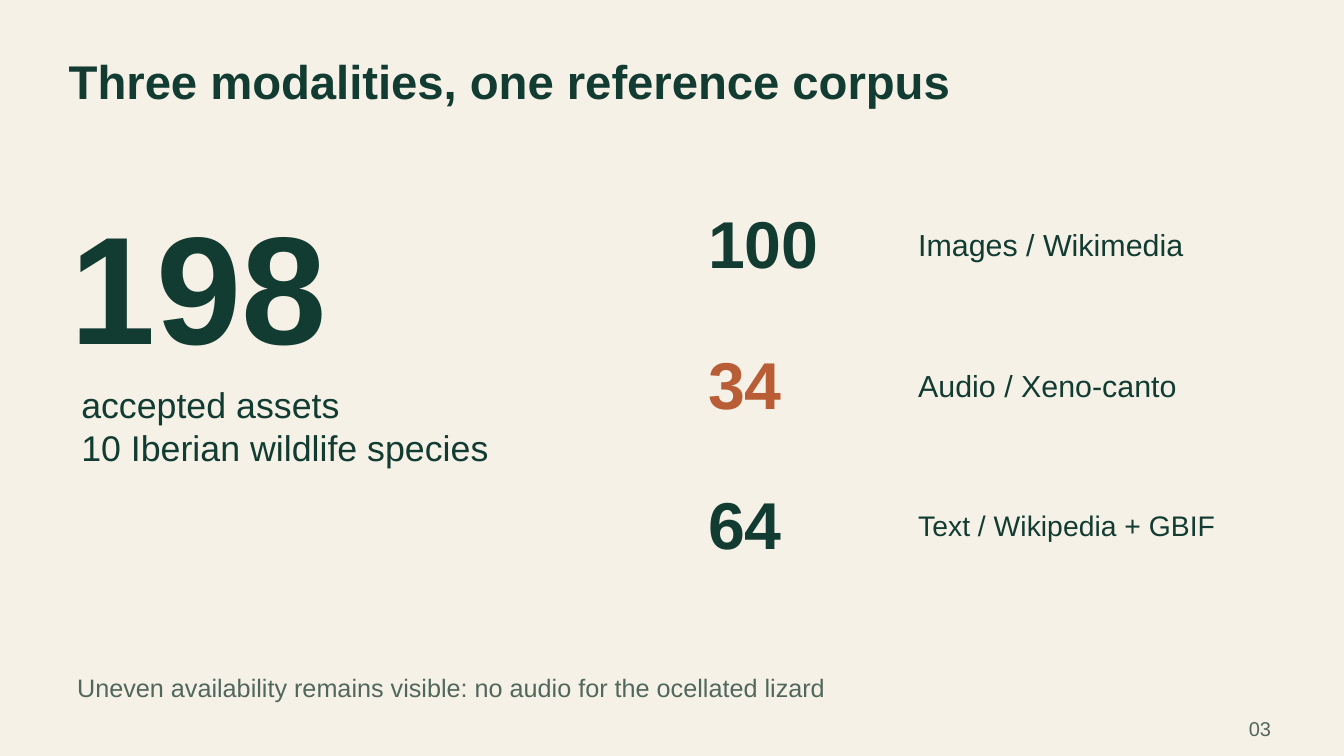
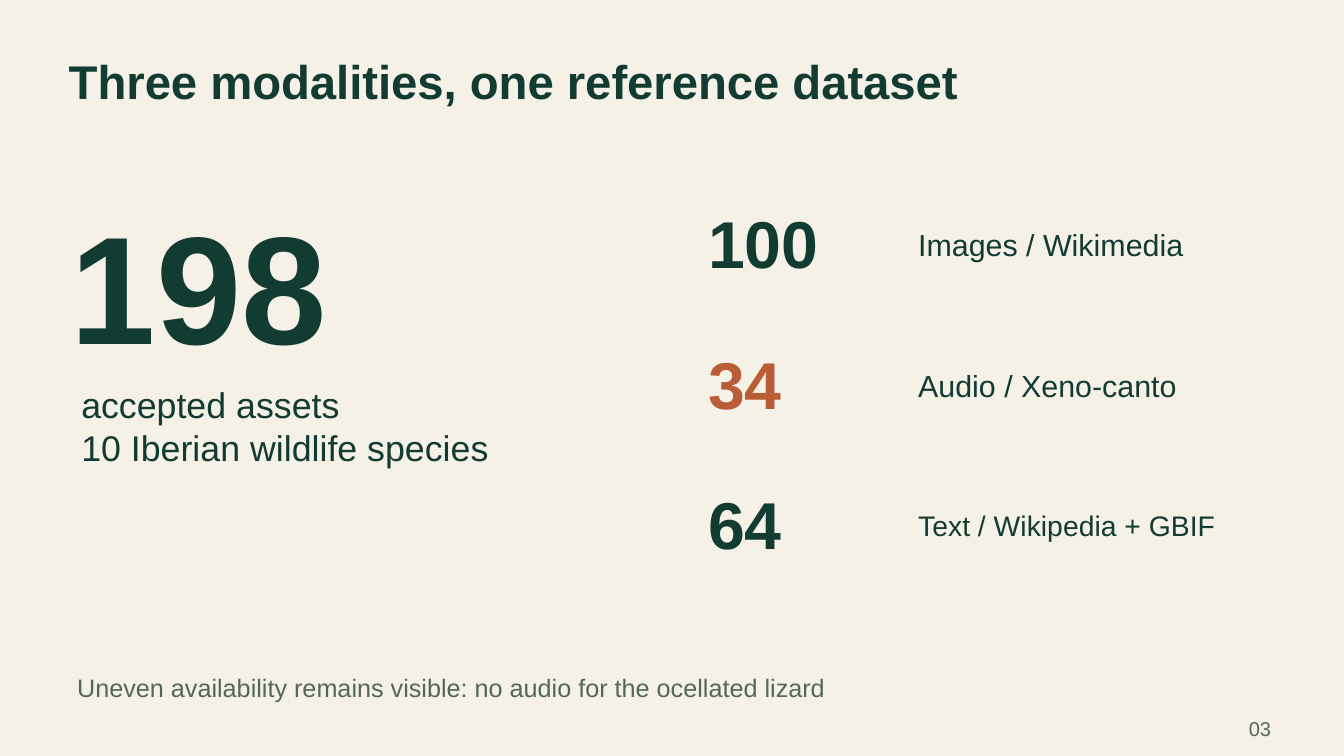
Before and after one commit to SambhavMayani/ADSBDB, a slide deck: slide 3 of docs/presentation/EcoSentinel_presentation.pptx. Drawn at 1344x756 pixels with LibreOffice and Linux fonts; fonts in the diff are those of the drawing. Boxes give left, top, right and bottom in pixels: in the first picture for what was removed or moved away, otherwise in the second. Text is boxed around its words. In the diff, an @@ line names an element or a change of style, - is before the commit and + after.

```diff
--- a/docs/presentation/EcoSentinel_presentation.pptx
+++ b/docs/presentation/EcoSentinel_presentation.pptx
@@ text at bbox=[69, 64, 957, 107]: text changed @@
-Three modalities, one reference corpus
+Three modalities, one reference dataset
```
Also in this commit, not shown: 15 other slides changed, 7 slides added, 2 slides removed, 14 other files.
